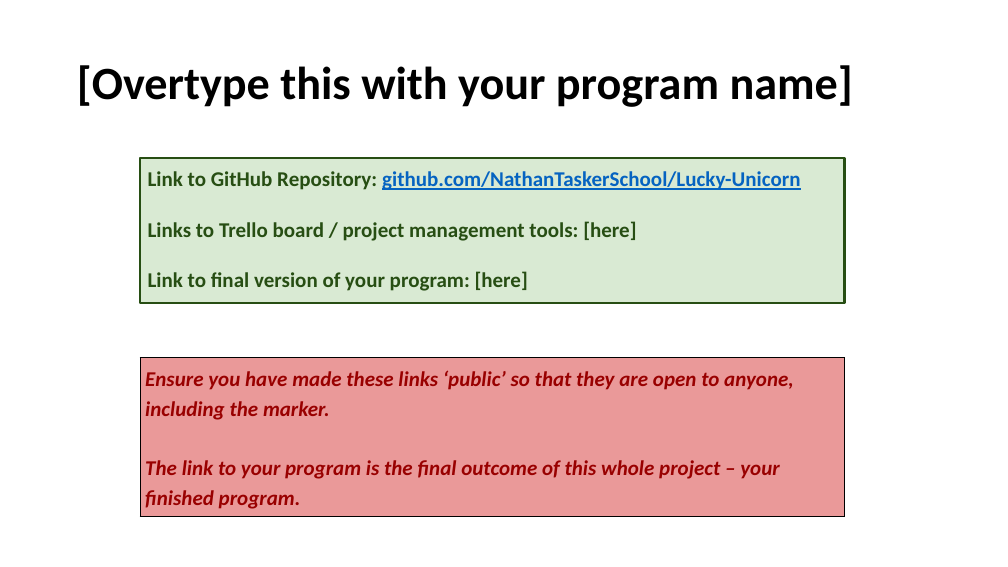
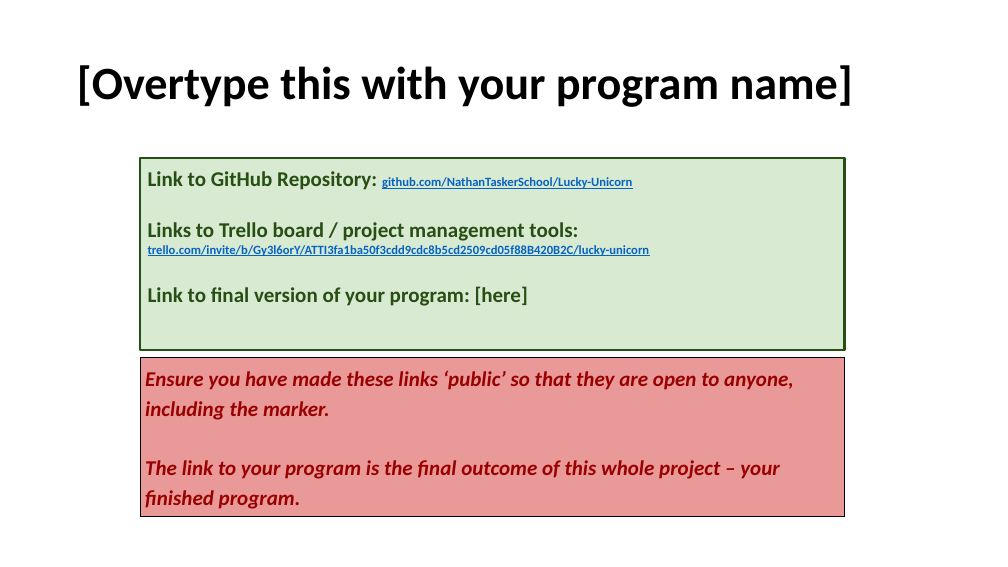
Before and after one commit to NathanTaskerSchool/Lucky-Unicorn, a slide deck: slide 2 of More Files/1.7 and 1.8 documentation .pptx. Drawn at 1008x567 pixels with LibreOffice and Linux fonts; fonts in the diff are those of the drawing. Boxes give left, top, right and bottom in pixels: in the first picture for what was removed or moved away, otherwise in the second. Text is boxed around its words. In the diff, an @@ line names an element or a change of style, - is before the commit and + after.

```diff
--- a/More Files/1.7 and 1.8 documentation .pptx
+++ b/More Files/1.7 and 1.8 documentation .pptx
@@ rectangle "Link to GitHub Repository: github.com/NathanTaskerSchool/Luc ...": place and size @@
-rectangle "Link to GitHub Repository: github.com/NathanTaskerSchool/Luc ..." at [140,158,845,302]
+rectangle "Link to GitHub Repository: github.com/NathanTaskerSchool/Luc ..." at [140,158,845,349]
@@ text in rectangle at [148,171,632,190]: size 20 to 12 pt in "github.com/NathanTaskerSchool/Lucky-Unicorn" @@
@@ text in rectangle at [148,222,650,256]: text changed; size 20 to 12 pt; text colour #274E13 to #0563C1 @@
-Links to Trello board / project management tools: [here]
+Links to Trello board / project management tools: trello.com/invite/b/Gy3l6orY/ATTI3fa1ba50f3cdd9cdc8b5cd2509cd05f88B420B2C/lucky-unicorn
```
Also in this commit, not shown: 2 other slides changed, 3 other files.
